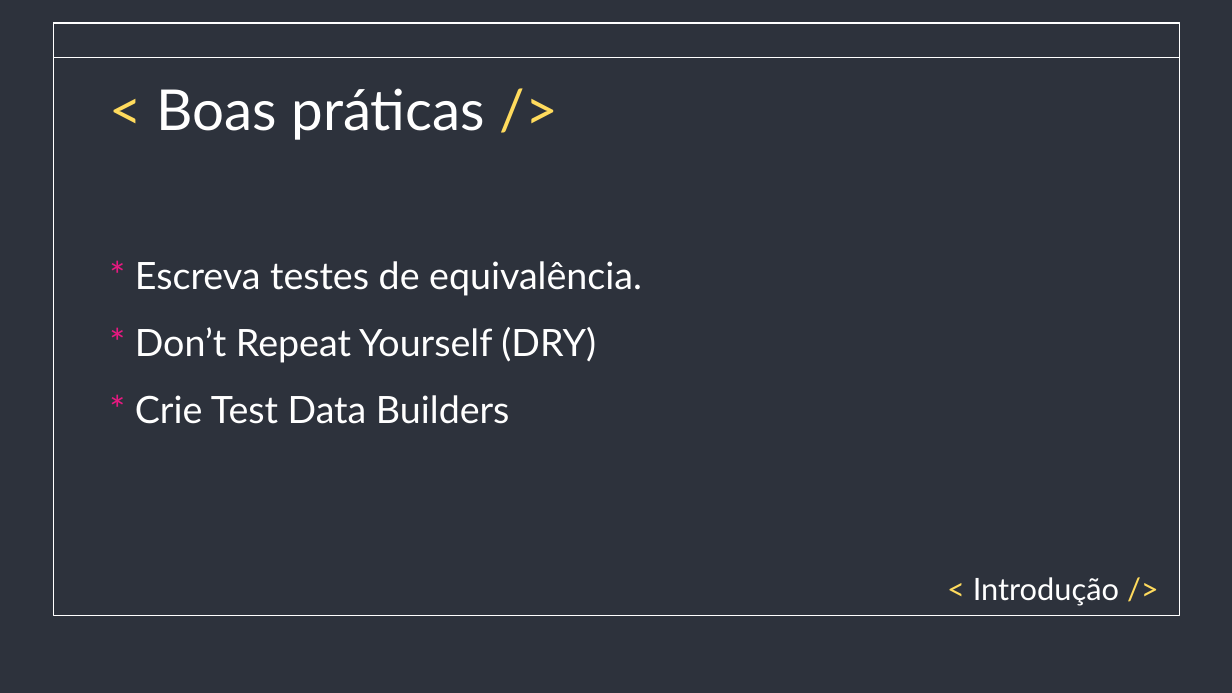
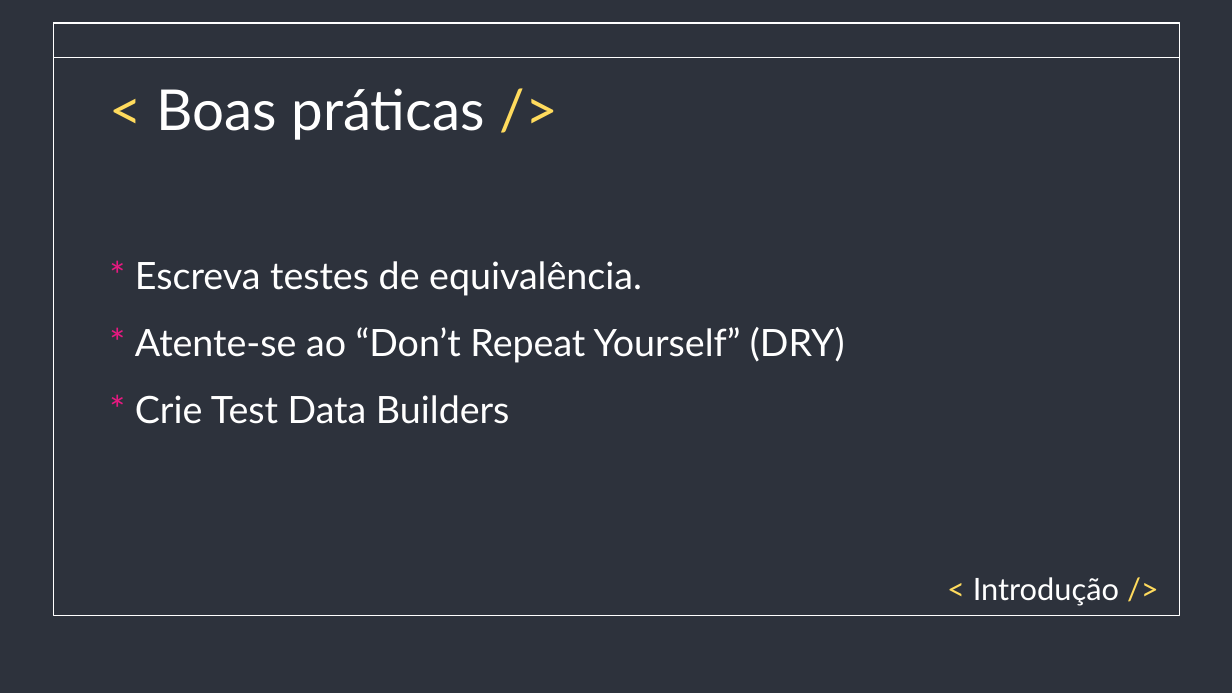
Before and after one commit to saintalex93/TestingHabitPresentation, a slide deck: slide 8 of Testes - Semana de qualidade.pptx. Drawn at 1232x693 pixels with LibreOffice and Linux fonts; fonts in the diff are those of the drawing. Boxes give left, top, right and bottom in pixels: in the first picture for what was removed or moved away, otherwise in the second. Text is boxed around its words. In the diff, an @@ line names an element or a change of style, - is before the commit and + after.

Commit message:
[PRESENTATION] - Update Slides

```diff
--- a/Testes - Semana de qualidade.pptx
+++ b/Testes - Semana de qualidade.pptx
@@ subtitle at <box>135,327,845,363</box>: text changed @@
-* Don’t Repeat Yourself (DRY)
+* Atente-se ao “Don’t Repeat Yourself” (DRY)
```
Also in this commit, not shown: 2 other slides changed, 2 other files.
